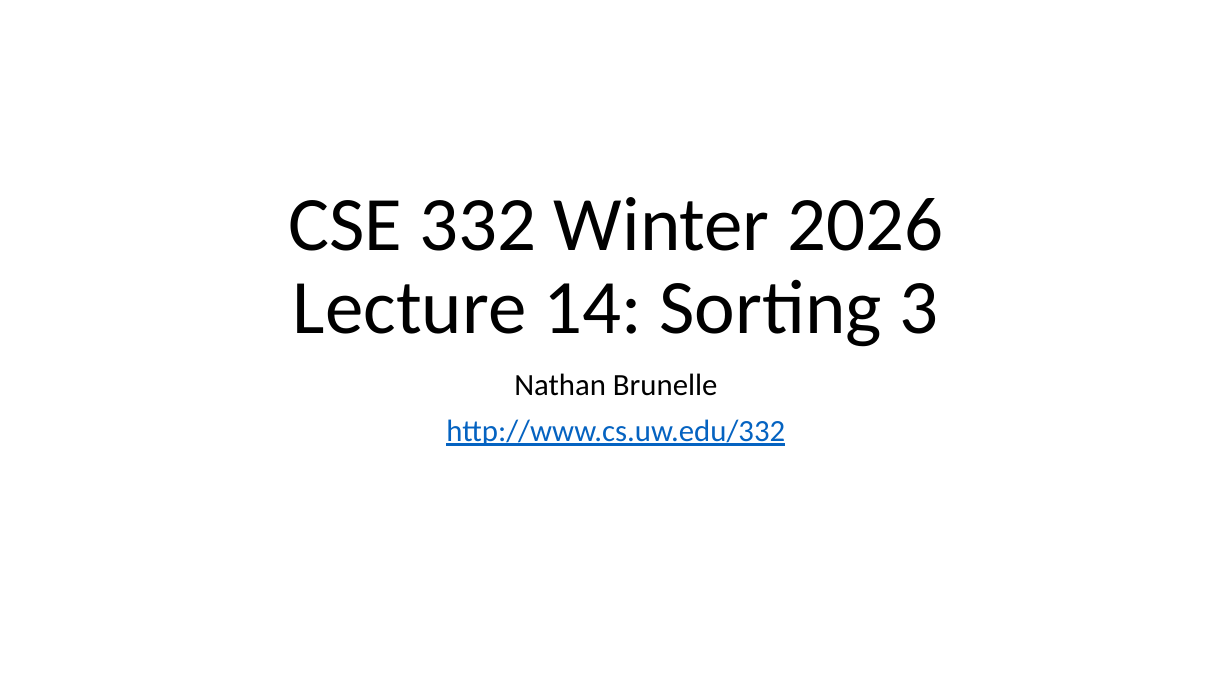
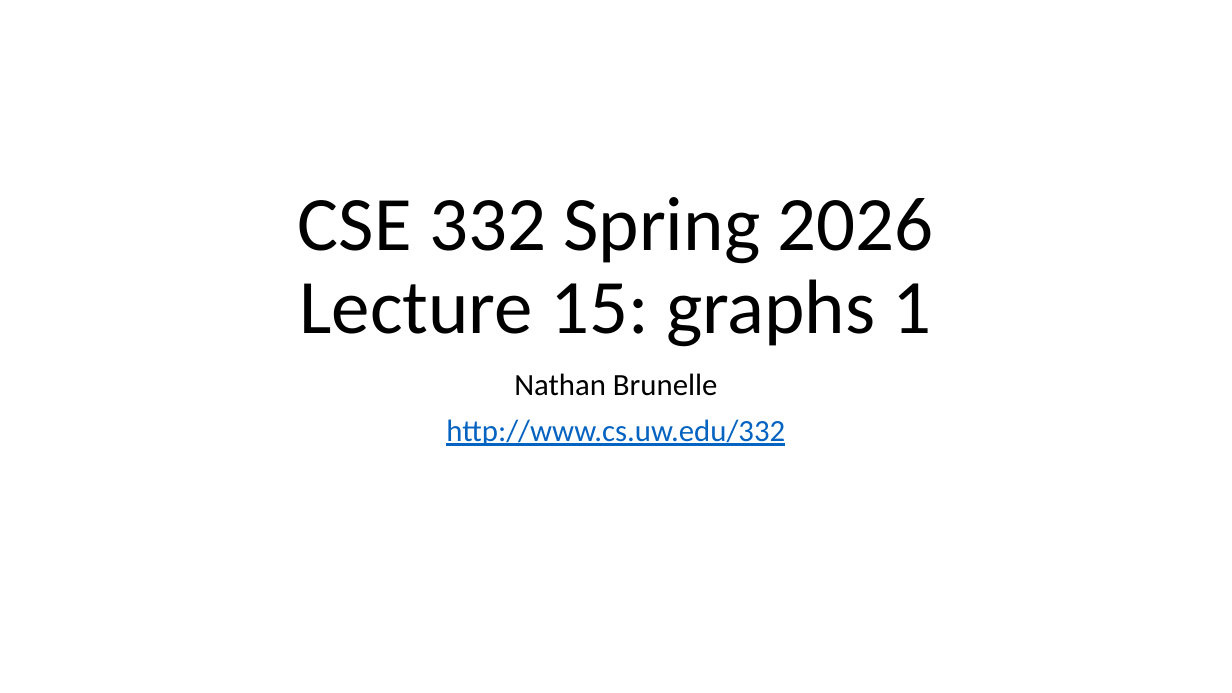
Before and after one commit to natebrunelle/cse332, a slide deck: slide 1 of markdown/files/slides/lecture15_graphs1.pptx. Drawn at 1232x693 pixels with LibreOffice and Linux fonts; fonts in the diff are those of the drawing. Boxes give left, top, right and bottom in pixels: in the first picture for what was removed or moved away, otherwise in the second. Text is boxed around its words. In the diff, an @@ line names an element or a change of style, - is before the commit and + after.

```diff
--- a/markdown/files/slides/lecture15_graphs1.pptx
+++ b/markdown/files/slides/lecture15_graphs1.pptx
@@ title at [298,197,934,347]: text changed @@
-CSE 332 Winter 2026
-Lecture 14: Sorting 3
+CSE 332 Spring 2026
+Lecture 15: graphs 1
```
Also in this commit, not shown: 9 other files.
